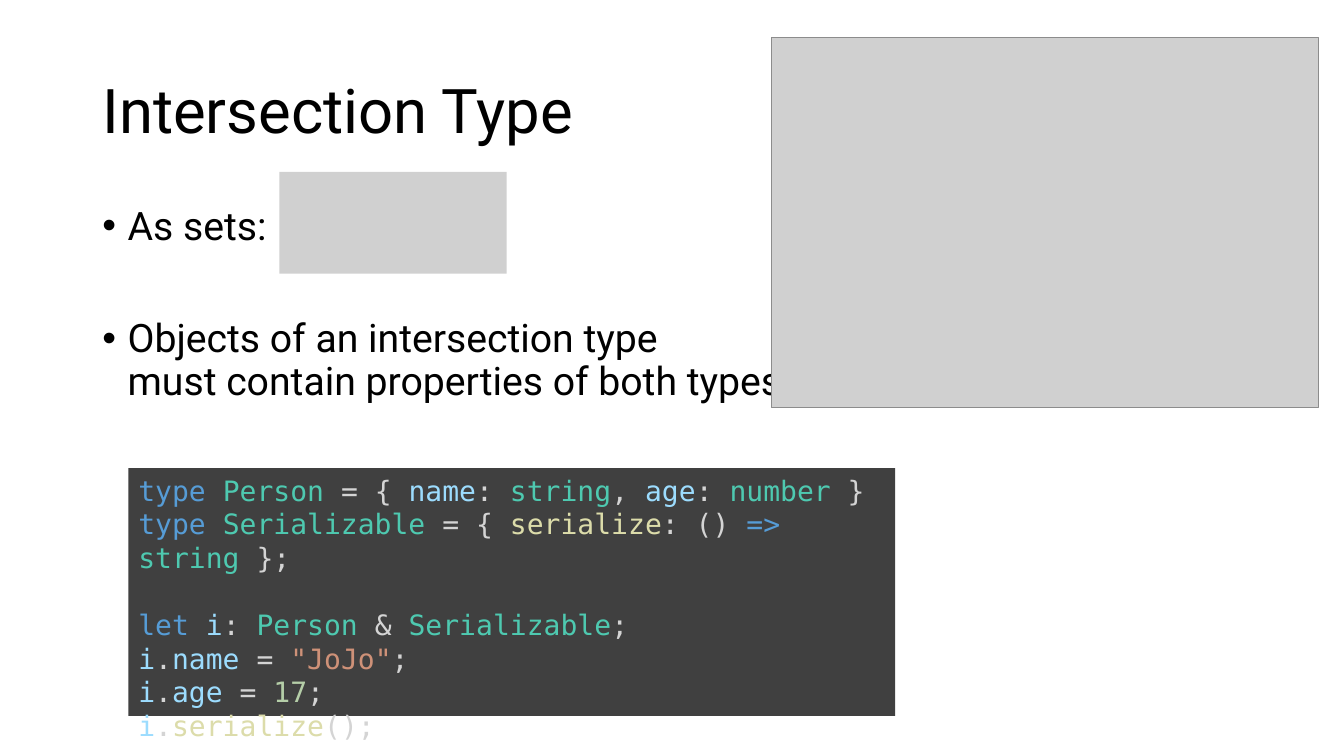
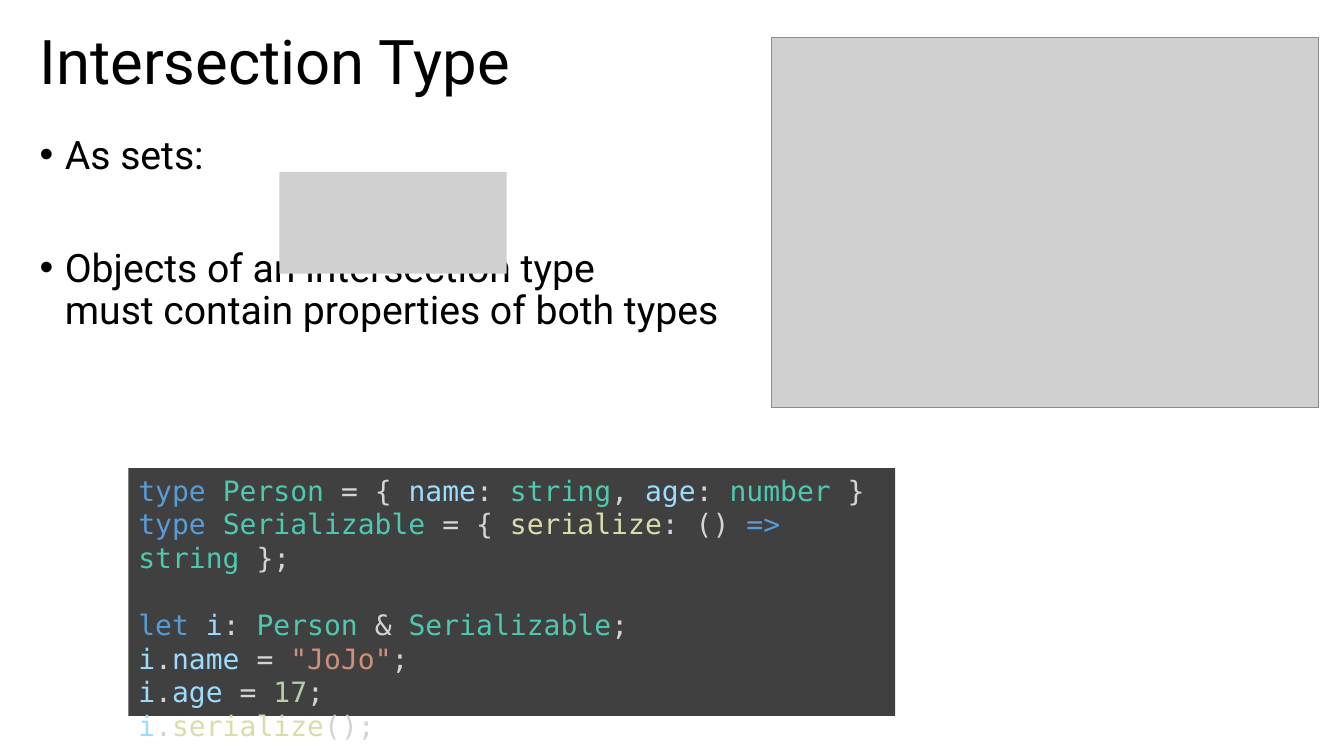
Before and after one commit to ymekesser/a-type-of-magic-presentation, a slide deck: slide 17 of a-type-of-magic.pptx (slide 14 before the commit). Drawn at 1344x756 pixels with LibreOffice and Linux fonts; fonts in the diff are those of the drawing; grey boxes stand for pictures. Boxes give left, top, right and bottom in pixels: in the first picture for what was removed or moved away, otherwise in the second. Text is boxed around its words. In the diff, an @@ line names an element or a change of style, - is before the commit and + after.

Commit message:
Refined basic types and intro

```diff
--- a/a-type-of-magic.pptx
+++ b/a-type-of-magic.pptx
@@ title "Intersection Type": place and size @@
-title "Intersection Type" at <box>102,88,573,146</box>
+title "Intersection Type" at <box>40,39,510,97</box>
@@ text "As sets:": place and size @@
-text "As sets:" at <box>128,212,781,405</box>
+text "As sets:" at <box>65,141,718,333</box>
```
Also in this commit, not shown: 11 other slides changed, 7 slides added, 2 other files.
